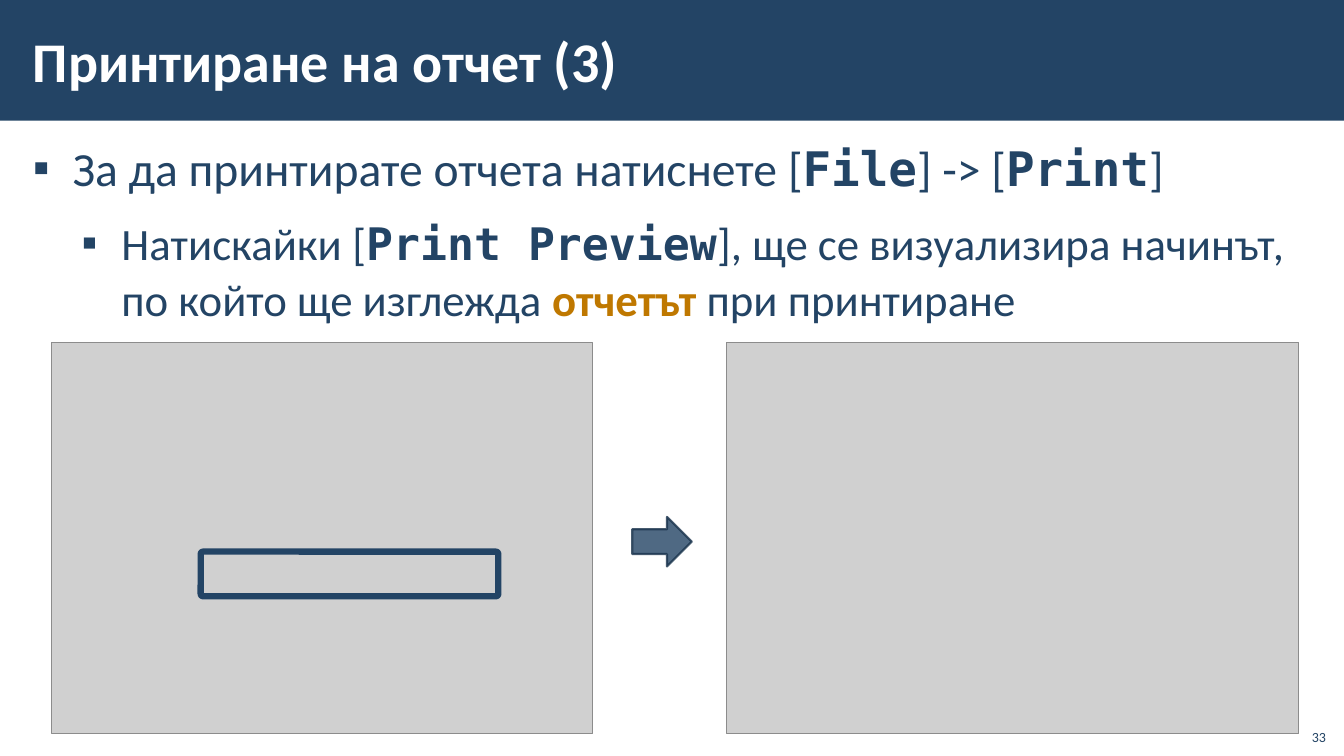
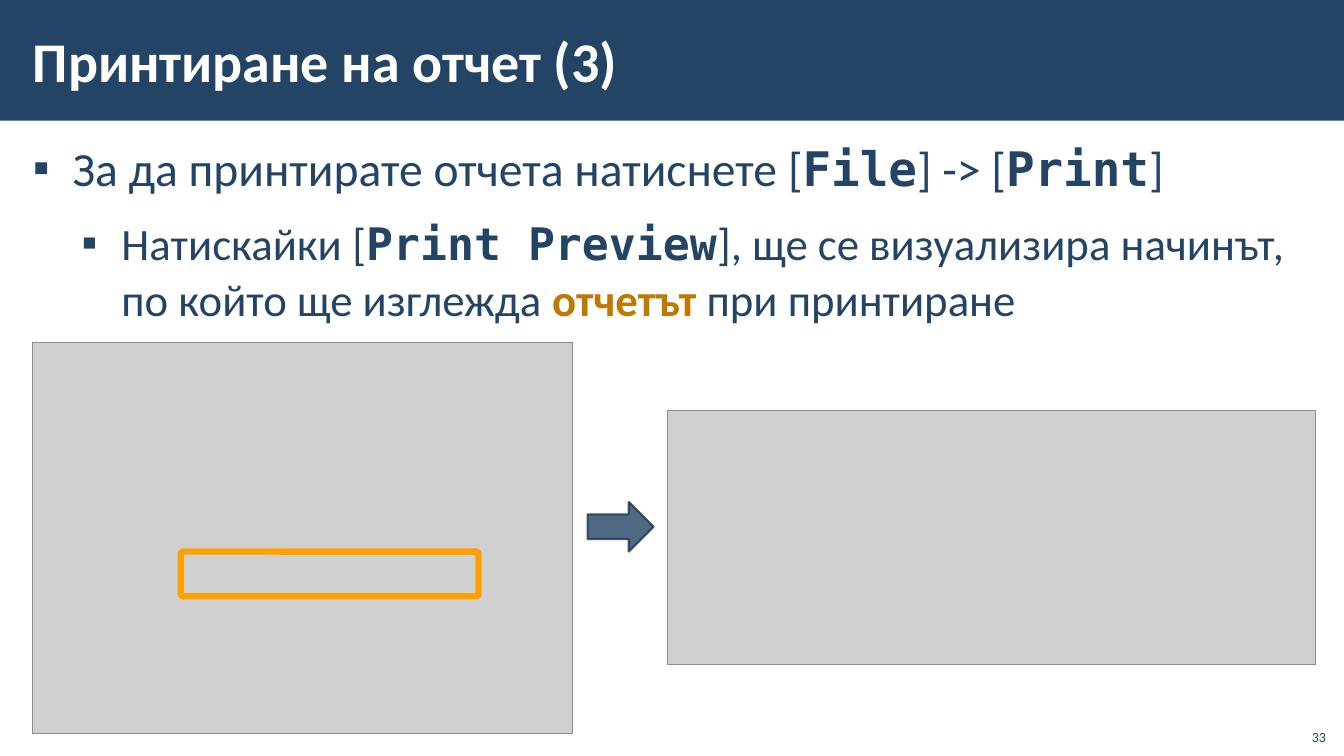
Before and after one commit to BG-IT-Edu/School-Programming, a slide deck: slide 33 of Courses/Software-Sciences/Module-3-Databases-New/13-MS-Access/13-MS-Access-Queries-Forms-Reports.pptx. Drawn at 1344x756 pixels with LibreOffice and Linux fonts; fonts in the diff are those of the drawing; grey boxes stand for pictures; background and template pictures are left out. Boxes give left, top, right and bottom in pixels: in the first picture for what was removed or moved away, otherwise in the second. Text is boxed around its words. In the diff, an @@ line names an element or a change of style, - is before the commit and + after.

Commit message:
Fixes

```diff
--- a/Courses/Software-Sciences/Module-3-Databases-New/13-MS-Access/13-MS-Access-Queries-Forms-Reports.pptx
+++ b/Courses/Software-Sciences/Module-3-Databases-New/13-MS-Access/13-MS-Access-Queries-Forms-Reports.pptx
@@ picture: place and size @@
-picture at <box>52,342,593,733</box>
+picture at <box>32,342,573,733</box>
@@ picture: place and size @@
-picture at <box>727,342,1300,734</box>
+picture at <box>667,411,1316,665</box>
@@ right arrow: place and size @@
-right arrow at <box>632,517,692,567</box>
+right arrow at <box>588,502,653,552</box>
@@ rounded rectangle: place and size @@
-rounded rectangle at <box>201,552,498,596</box>
+rounded rectangle at <box>180,552,478,596</box>
@@ rounded rectangle at <box>180,552,478,596</box>: outline #234465 4.5 pt to #FFA000 4.5 pt @@
```
Also in this commit, not shown: 4 other slides changed.
